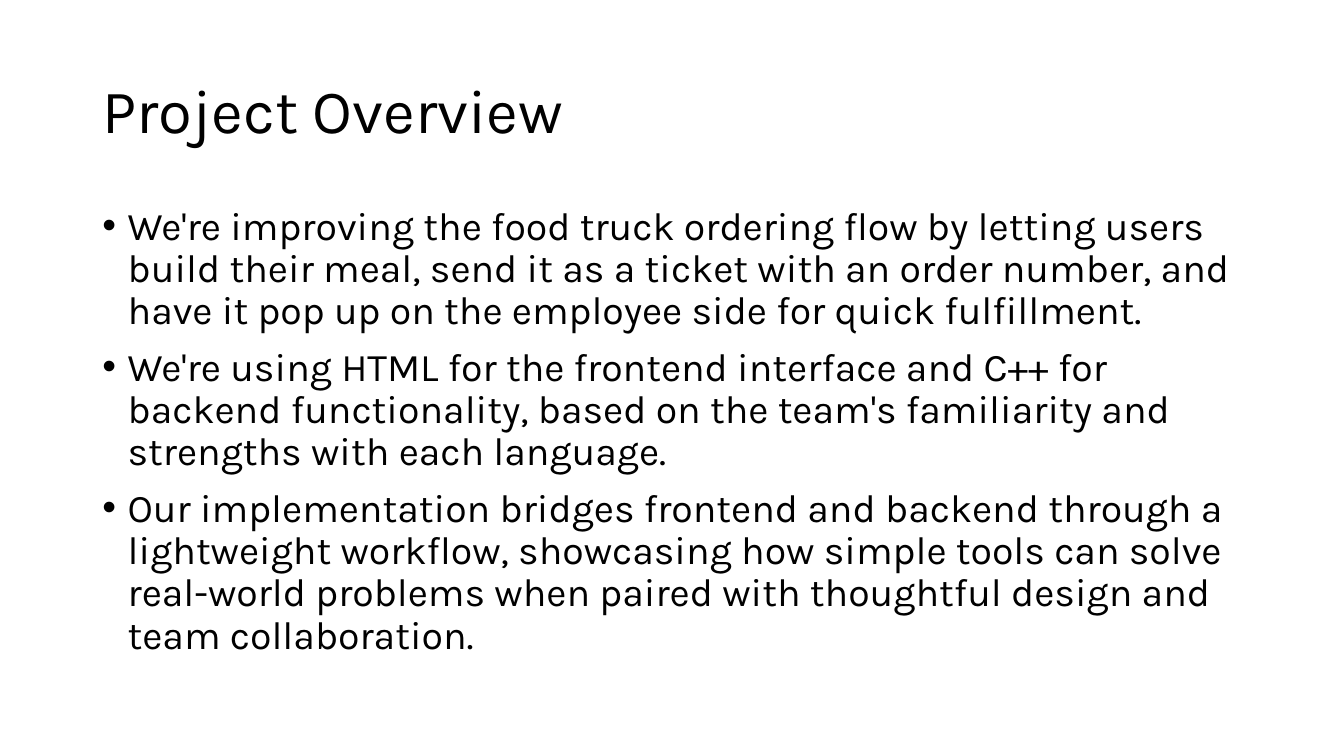
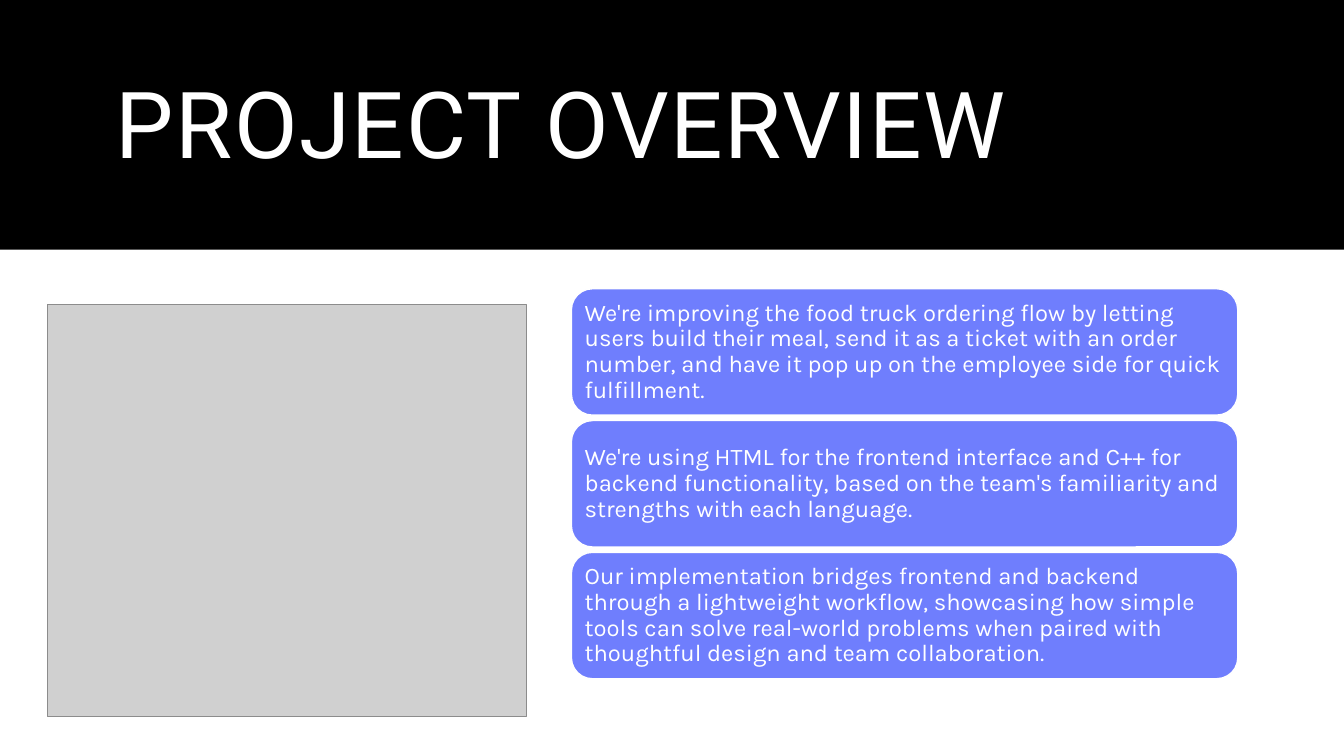
Before and after one commit to SeanStaley21/CSE-350-Team23, a slide deck: slide 2 of homeworks/Homework 1/Homework 1.pptx (slide 4 before the commit). Drawn at 1344x756 pixels with LibreOffice and Linux fonts; fonts in the diff are those of the drawing; grey boxes stand for pictures. Boxes give left, top, right and bottom in pixels: in the first picture for what was removed or moved away, otherwise in the second. Text is boxed around its words. In the diff, an @@ line names an element or a change of style, - is before the commit and + after.

Commit message:
updates on powerpoint

```diff
--- a/homeworks/Homework 1/Homework 1.pptx
+++ b/homeworks/Homework 1/Homework 1.pptx
@@ rectangle added at bbox=[0, 0, 1344, 250], fill #000000 @@
@@ title at bbox=[116, 91, 1005, 159]: text changed; size 44 to 66 pt; font Karla to Roboto; text colour #000000 to #FFFFFF @@
-Project Overview
+PROJECT OVERVIEW
@@ text removed at bbox=[128, 213, 1229, 650] @@
-• We're improving the food truck ordering flow by letting users build their meal, send it as a ticket with an order number, and have it pop up on the employee side for quick fulfillment.
-• We're using HTML for the frontend interface and C++ for backend functionality, based on the team's familiarity and strengths with each language.
-• Our implementation bridges frontend and backend through a lightweight workflow, showcasing how simple tools can solve real-world problems when paired with thoughtful design and team collaboration.
@@ picture added at bbox=[47, 304, 526, 717] @@
@@ group added at bbox=[572, 288, 1238, 679]: 3 rounded rectangles, 3 texts @@
+We're improving the food truck ordering flow by letting users build their meal, send it as a ticket with an order number, and have it pop up on the employee side for quick fulfillment.
+We're using HTML for the frontend interface and C++ for backend functionality, based on the team's familiarity and strengths with each language.
+Our implementation bridges frontend and backend through a lightweight workflow, showcasing how simple tools can solve real-world problems when paired with thoughtful design and team collaboration.
```
Also in this commit, not shown: 5 other slides changed, 5 slides added, 5 slides removed, 1 other file.
